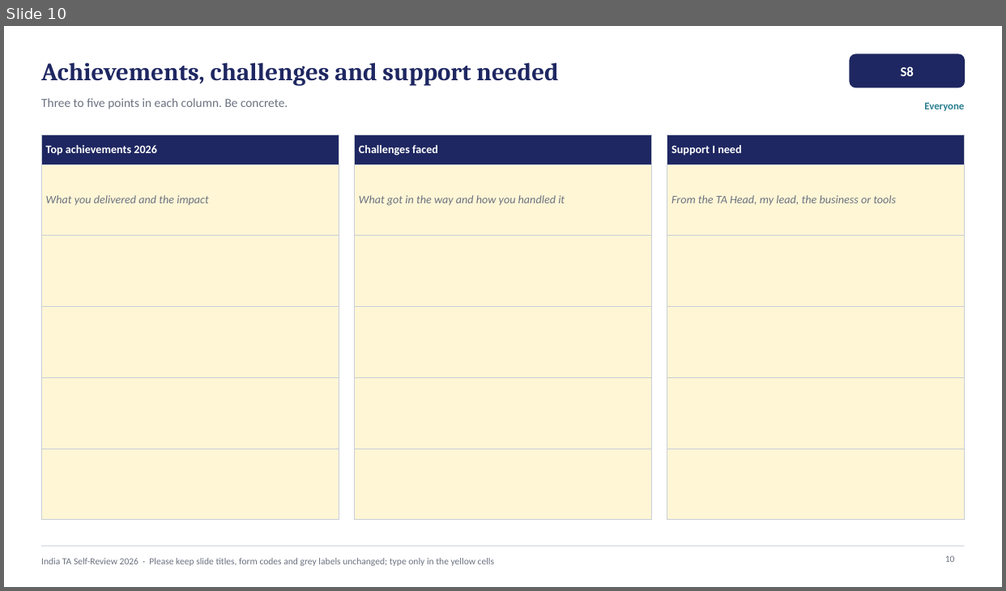
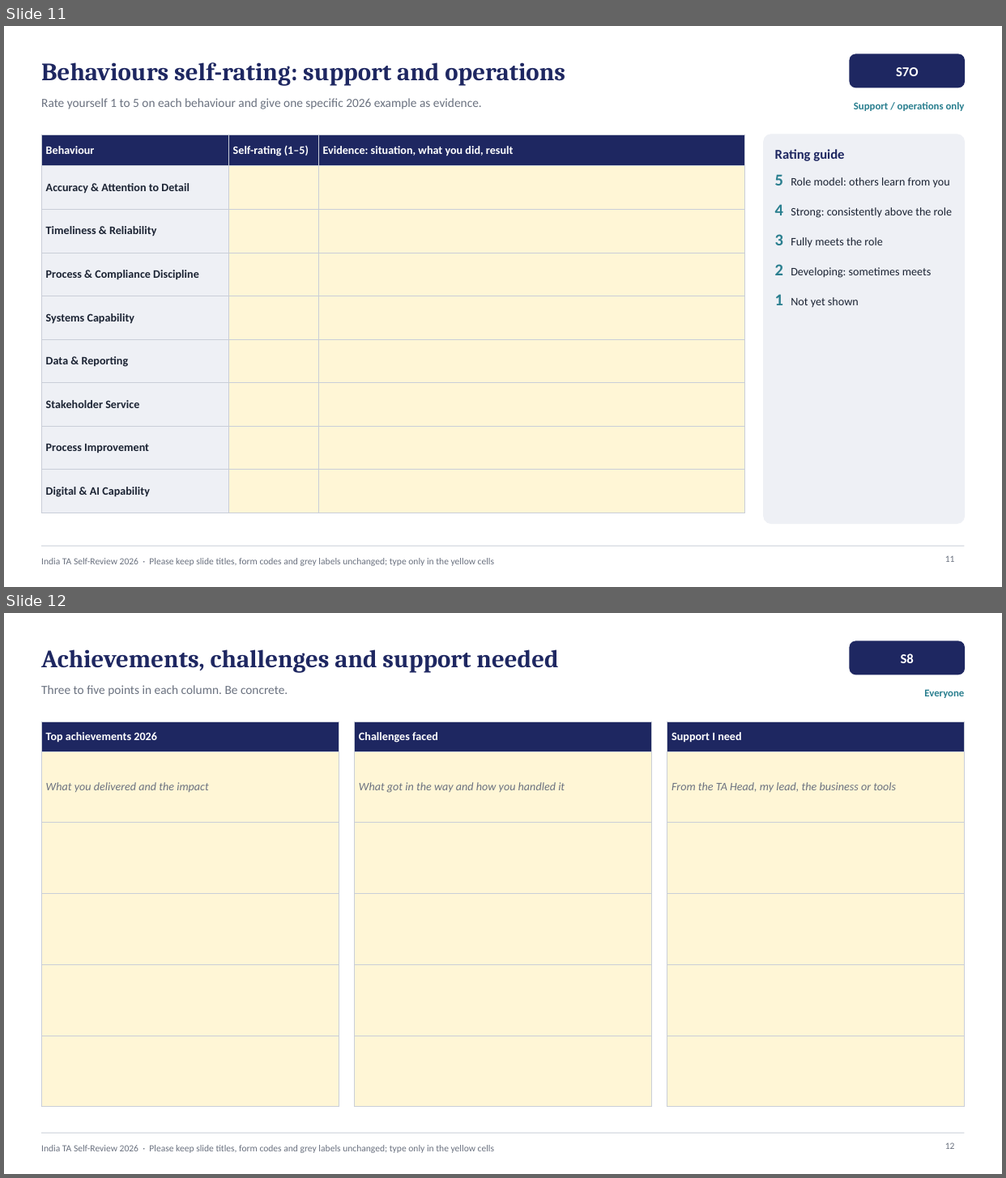
Before and after one commit to ranjiphd-cyber/AI-training, a slide deck: ta-performance-system/talent-review/self-review-template/India_TA_Self_Review_2026_Template.pptx. Shown one above the other, each under a label of ours: slide 10 before the commit, slides 11 and 12 after it. The pictures are 1006x591 and 1006x1178 pixels, drawn with LibreOffice and Linux fonts; fonts in the diff are those of the drawing. Boxes give left, top, right and bottom in pixels: in the first picture for what was removed or moved away, otherwise in the second. Text is boxed around its words. In the diff, an @@ line names an element or a change of style, - is before the commit and + after.

```diff
--- a/ta-performance-system/talent-review/self-review-template/India_TA_Self_Review_2026_Template.pptx
+++ b/ta-performance-system/talent-review/self-review-template/India_TA_Self_Review_2026_Template.pptx
@@ slide 11 added at (4,26,1002,587), background #FFFFFF; not listed: 2 template elements that a slide beside it also shows @@
@@ title added at (41,62,565,86), 24 pt, text #1E2761, bold @@
+Behaviours self-rating: support and operations
@@ rounded rectangle added at (850,54,965,88), fill #1E2761, outline #1E2761 1 pt @@
@@ text added at (896,67,918,76), 13 pt, text #FFFFFF, bold @@
+S7O
@@ text added at (41,98,482,109), 12 pt, text #6B7280 @@
+Rate yourself 1 to 5 on each behaviour and give one specific 2026 example as evidence.
@@ text added at (854,102,965,111), 10 pt, text #2A7F8F, bold @@
+Support / operations only
@@ table added at (41,135,745,501), 9 rows, 3 columns @@
+Behaviour | Self-rating (1–5) | Evidence: situation, what you did, result
+Accuracy & Attention to Detail |  | 
+Timeliness & Reliability |  | 
+Process & Compliance Discipline |  | 
+Systems Capability |  | 
+Data & Reporting |  | 
+Stakeholder Service |  | 
+Process Improvement |  | 
+Digital & AI Capability |  | 
@@ rounded rectangle added at (764,135,965,524), fill #EEF0F5, outline #EEF0F5 1 pt @@
@@ text added at (775,149,952,307), 11 pt, text #1B2333 @@
+Rating guide
+5 Role model: others learn from you
+4 Strong: consistently above the role
+3 Fully meets the role
+2 Developing: sometimes meets
+1 Not yet shown
@@ page number added at (945,556,955,562), 9 pt, text #6B7280 @@
+11
@@ what was slide 10 is now slide 12 @@
@@ page number at (945,1143,955,1149): text changed @@
-10
+12
```
Also in this commit, not shown: 3 slides changed, 1 other slide added, 1 other file.
